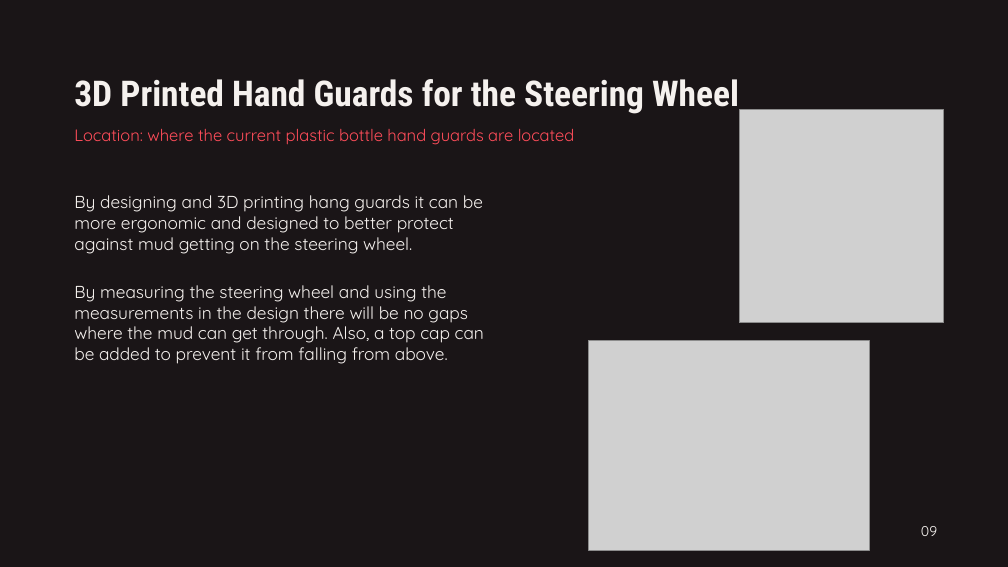
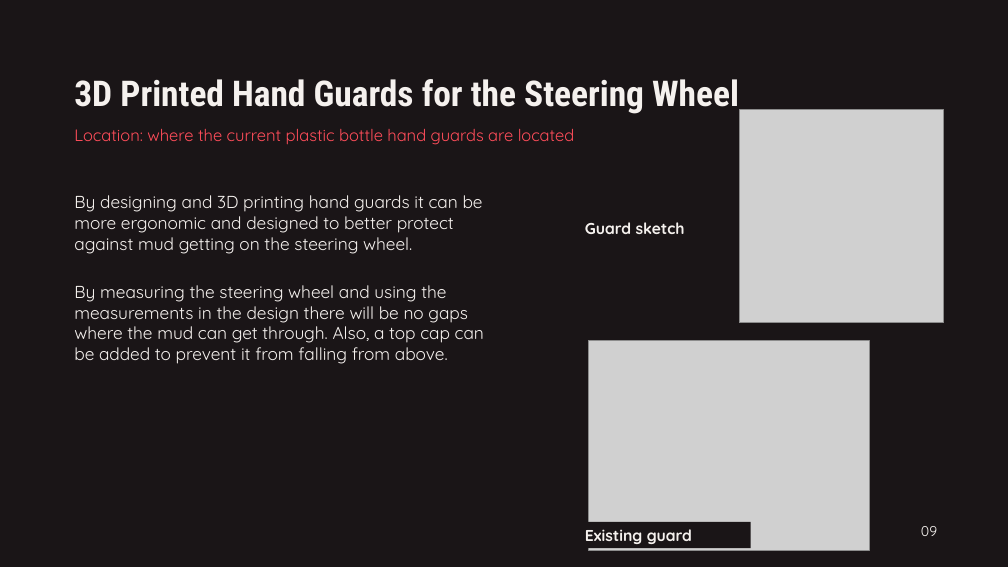
Before and after one commit to Polowater123/Aggie-Baja-Controls-The-A.B.C.-, a slide deck: slide 11 of Concept Portfolio.pptx (slide 10 before the commit). Drawn at 1008x567 pixels with LibreOffice and Linux fonts; fonts in the diff are those of the drawing; grey boxes stand for pictures. Boxes give left, top, right and bottom in pixels: in the first picture for what was removed or moved away, otherwise in the second. Text is boxed around its words. In the diff, an @@ line names an element or a change of style, - is before the commit and + after.

```diff
--- a/Concept Portfolio.pptx
+++ b/Concept Portfolio.pptx
@@ text at [74,195,483,254]: text changed @@
-By designing and 3D printing hang guards it can be more ergonomic and designed to better protect against mud getting on the steering wheel.
+By designing and 3D printing hand guards it can be more ergonomic and designed to better protect against mud getting on the steering wheel.
@@ text added at [585,222,685,234], 15 pt, text #F5F1EE, bold @@
+Guard sketch
@@ rectangle added at [578,522,751,548], fill #1A1517, 15 pt, text #F5F1EE, bold @@
+Existing guard
```
Also in this commit, not shown: 4 other slides changed, 1 slide added.
